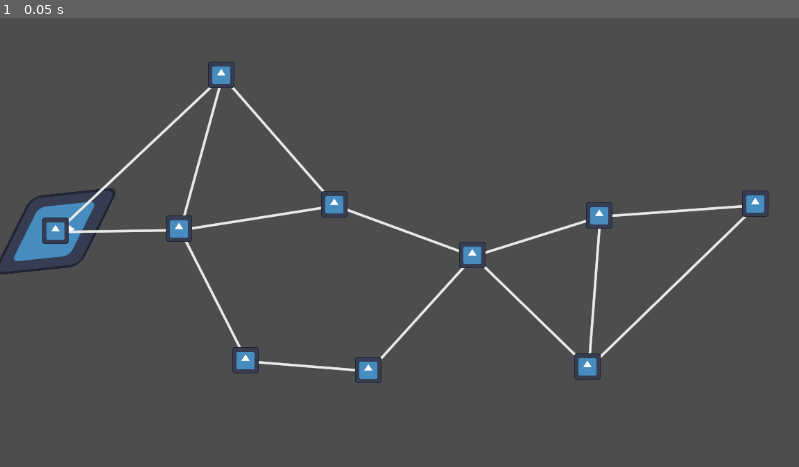
Above: before the commit, frame 1.
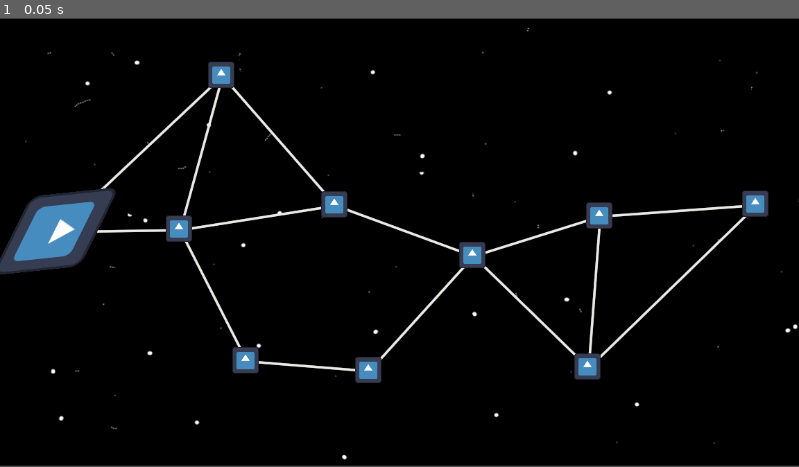
Above: after the commit, the same moment.

Repository: TreadTheDawnGames/GodotWildJam81
Game: Godot game, scene res://Scenes/UI/SpaceMap.tscn
Two runs of this game, one before a commit and one after it. Both use one fixed random seed, a clock stepped at 60 frames per second and the inputs below. This scene is started directly instead of the project's main scene. The engine's default icon, where the game draws it, is replaced by a stand-in: a white triangle on a blue panel in a dark square.
Inputs:
- Up to frame 1 (0.05 s): no input

The runs differ from the first frame. In frame 1, 95% of the frame differs, in the area x 0-100%, y 0-100%.

Commit message:
latest changes, adding background

Diff:
--- a/Scenes/UI/SpaceMap.tscn
+++ b/Scenes/UI/SpaceMap.tscn
@@ -1,7 +1,8 @@
-[gd_scene load_steps=3 format=3 uid="uid://dnycrg3qoywj2"]
+[gd_scene load_steps=4 format=3 uid="uid://dnycrg3qoywj2"]
 
 [ext_resource type="PackedScene" uid="uid://dw7mtb4hfionb" path="res://Scenes/UI/Cruiser.tscn" id="1_ihlxe"]
 [ext_resource type="Script" uid="uid://bjxjlx8ds8eq3" path="res://Scripts/UI/PointMapGenerator.gd" id="2_pab8o"]
+[ext_resource type="Texture2D" uid="uid://bdq3v1jk6ms8e" path="res://Assets/UI/SpaceMapBG.png" id="3_pab8o"]
 
 [node name="SpaceMap" type="Control"]
 layout_mode = 3
@@ -15,7 +16,12 @@
 grow_horizontal = 2
 grow_vertical = 2
 
-[node name="Cruiser" parent="." instance=ExtResource("1_ihlxe")]
+[node name="Background" type="Sprite2D" parent="."]
+position = Vector2(576, 322.5)
+scale = Vector2(1.158, 1.075)
+texture = ExtResource("3_pab8o")
 
 [node name="PointMapGenerator" type="Node2D" parent="."]
 script = ExtResource("2_pab8o")
+
+[node name="Cruiser" parent="." instance=ExtResource("1_ihlxe")]
--- a/Scripts/UI/PointMapGenerator.gd
+++ b/Scripts/UI/PointMapGenerator.gd
@@ -29,12 +29,13 @@
 	mapDone = true
 
 
-func _input(event: InputEvent) -> void:
-	if event.is_action_pressed('click'):
-		for point in pointsConnectedToCruiserPoint():
-			var dist: float = get_global_mouse_position().distance_squared_to( point.global_position )
-			if dist < point.marg:
-				moveCruiserToThisPoint( point.global_position )
+#func _input(event: InputEvent) -> void:
+	#if event.is_action_pressed('click'):
+		#print(get_global_mouse_position())
+		#for point in pointsConnectedToCruiserPoint():
+			#var dist: float = get_global_mouse_position().distance_squared_to( point.global_position )
+			#if dist < point.marg:
+				#moveCruiserToThisPoint( point.global_position )
 
 
 func pointsConnectedToCruiserPoint() -> Array:
@@ -51,31 +52,37 @@
 	cruiser.moveTo(pos)
 
 func placePointsFromMap() -> void:
-	var pitStopsMap: Node2D = pointMaps[ floor( pointMaps.size() * randf() ) ].instantiate()
-	add_child(pitStopsMap)
-	for pitStopOnPointMap in pitStopsMap.get_children():
-		var pitStop: Control = load("res://Scenes/UI/PitStopBtn.tscn").instantiate()
-		add_child(pitStop)
-		pitStop.global_position = pitStopOnPointMap.global_position + randAmtToAdd()
-	remove_child(pitStopsMap)
+	var pointsMap: Node2D = pointMaps[ floor( pointMaps.size() * randf() ) ].instantiate()
+	add_child(pointsMap)
+	for pointOnPointMap in pointsMap.get_children():
+		var point: Control = load("res://Scenes/UI/PitStopBtn.tscn").instantiate()
+		add_child(point)
+		var pointButton: TextureButton = point.get_node("TextureButton")
+		point.global_position = pointOnPointMap.global_position + randAmtToAdd()
+		pointButton.pressed.connect(pointPressed.bind(point))
+	remove_child(pointsMap)
 
+func pointPressed(clickedPoint: TextureButton) -> void:
+	print("TextureButton pressed!")
+	print("Global mouse position (when pressed): ", get_global_mouse_position()) # Might not be exactly over the button if the mouse moved slightly after press
+	moveCruiserToThisPoint(clickedPoint.global_position)
 
 func connectPointsOnMap(numToConnectWith: int = 1) -> void:
-	for pitStop in get_children():
-		var pitStopId: int = astar.get_available_point_id()
-		dictOfPoints[ pitStopId ] = pitStop
-		dictOfIds[ pitStop ] = pitStopId
-		astar.add_point( pitStopId, pitStop.global_position )
+	for point in get_children():
+		var pointId: int = astar.get_available_point_id()
+		dictOfPoints[ pointId ] = point
+		dictOfIds[ point ] = pointId
+		astar.add_point( pointId, point.global_position )
 
-	for pitStopId in astar.get_point_ids():
-		var pitStopPosition := astar.get_point_position( pitStopId )
+	for pointId in astar.get_point_ids():
+		var pointPosition := astar.get_point_position( pointId )
 		var arrOfPoints := []
 		var distOfPoints := []
 
 		for secondPointId in astar.get_point_ids():
-			if secondPointId != pitStopId:
+			if secondPointId != pointId:
 				var secondPointPosition: Vector2 = dictOfPoints[ secondPointId ].global_position
-				var dist := pitStopPosition.distance_squared_to(secondPointPosition)
+				var dist := pointPosition.distance_squared_to(secondPointPosition)
 				distOfPoints.append( dist )
 				arrOfPoints.append( secondPointId )
 
@@ -85,7 +92,7 @@
 		for i in range(numToConnectWith):
 			var indexToUse := distOfPoints.find( sortedDistOfPoints[i] )
 			var idOfCurrentlyClosestPoint: int = arrOfPoints[ indexToUse ]
-			astar.connect_points( pitStopId, idOfCurrentlyClosestPoint, true )
+			astar.connect_points( pointId, idOfCurrentlyClosestPoint, true )
 
 func _draw() -> void:
 	if astar and mapDone:
Binary file added: Assets/UI/SpaceMapBG.png
Not shown, added: Assets/UI/SpaceMapBG.png.import
